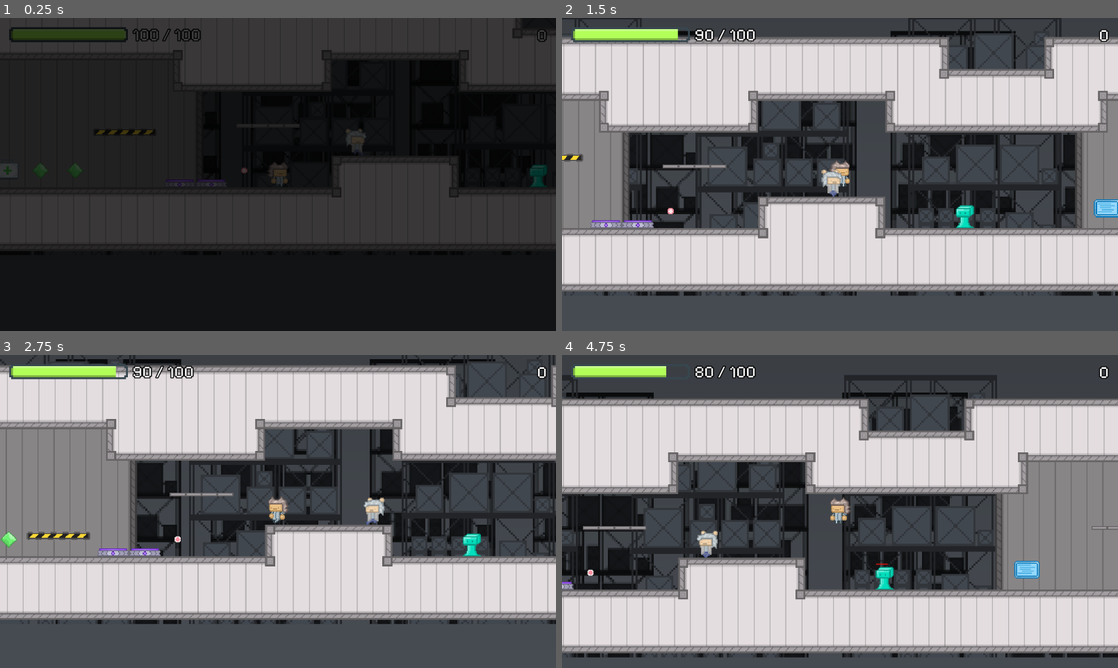
Above: before the commit, frames 1-4 (two rows, left to right).
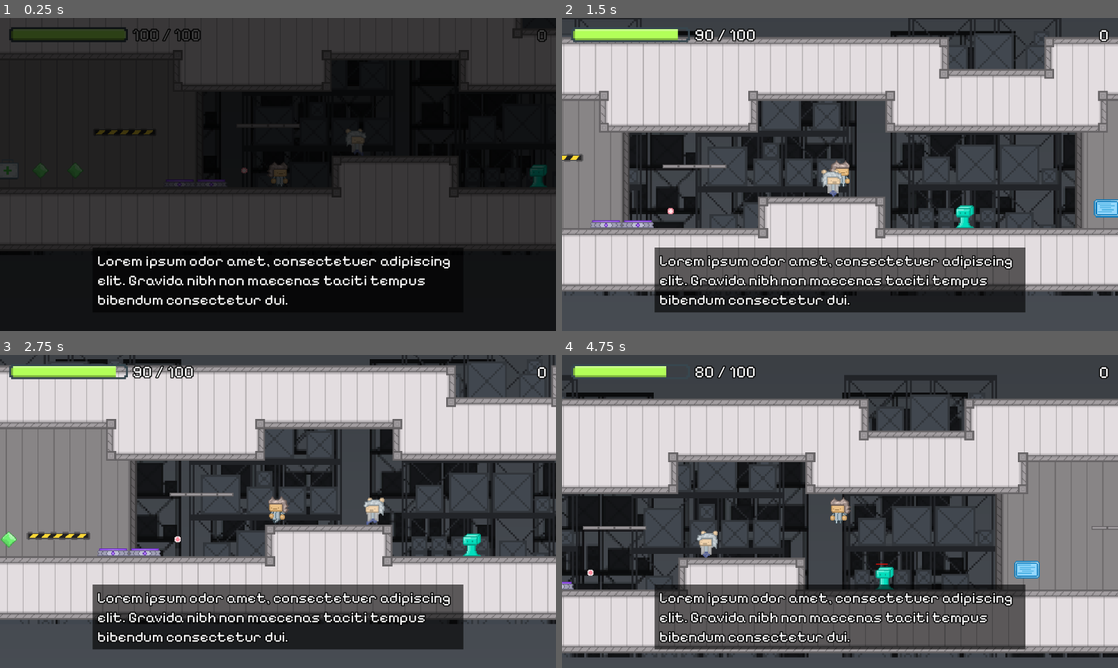
Above: after the commit, the same moments.

Repository: Brian-Magnuson/lab_escape_gd
Game: Godot game, scene res://scenes/level_0.tscn
Two runs of this game, one before a commit and one after it. Both use one fixed random seed, a clock stepped at 60 frames per second and the inputs below.
Inputs (mouse positions are in pixels of both pictures, inside the frame that each line leads up to):
- Up to frame 1 (0.25 s): no input
- Up to frame 2 (1.5 s): move the mouse to (962, 158) at 0.52 s; hold D (move_right) from 0.53 s (still down); tap E (interact) at 0.6 s; tap Space (jump) at 0.77 s; move the mouse to (728, 190) at 1.27 s; click (728, 190) at 1.35 s
- Up to frame 3 (2.75 s): tap Space (jump) at 1.52 s; tap E (interact) at 1.55, 2.1 s; move the mouse to (333, 442) at 2.02 s; release D (move_right) at 2.03 s; hold A (move_left) from 2.03 s (still down)
- Up to frame 4 (4.75 s): move the mouse to (812, 574) at 2.77 s; release A (move_left) at 2.78 s; hold D (move_right) 2.78-4.28 s; tap E (interact) at 2.85, 3.8, 4.35 s; tap Space (jump) at 3.02, 3.77, 4.52 s; move the mouse to (1006, 558) at 3.52 s; press the mouse at (1006, 558) at 3.53 s; move the mouse to (673, 464) at 4.27 s; release the mouse at (673, 464) at 4.28 s; hold A (move_left) from 4.28 s (still down)

The runs differ from the first frame. In frame 1, 2.3% of the frame differs, in the area x 16-84%, y 73-92%; in frame 2, 13%; in frame 3, 13%; in frame 4, 14%, in the area x 16-84%, y 73-95%.

Commit message:
Add basic dialogue system

Diff:
--- a/scenes/level_0.tscn
+++ b/scenes/level_0.tscn
@@ -763,7 +763,6 @@
 autoplay = "fade_in"
 
 [node name="TextBox" type="ColorRect" parent="UserInterface"]
-visible = false
 anchors_preset = 7
 anchor_left = 0.5
 anchor_top = 1.0
@@ -795,5 +794,6 @@
 [connection signal="health_updated" from="Player" to="UserInterface" method="_on_player_health_updated"]
 [connection signal="player_died" from="Player" to="UserInterface" method="_on_player_player_died"]
 [connection signal="score_updated" from="Player" to="UserInterface" method="_on_player_score_updated"]
+[connection signal="sign_read" from="Sign" to="UserInterface" method="_on_sign_sign_read"]
 
 [editable path="TeleporterPair"]
--- a/scripts/sign.gd
+++ b/scripts/sign.gd
@@ -1,6 +1,10 @@
 extends Area2D
+
+signal sign_read(dialogue_id: String)
+
+@export var dialogue_id: String = "Default";
 
 func _physics_process(_delta: float) -> void:
 	for body in get_overlapping_bodies():
 		if body.is_in_group("player") and Input.is_action_just_pressed("interact"):
-			print("Sign checked")
+			sign_read.emit(dialogue_id)
--- a/scripts/user_interface.gd
+++ b/scripts/user_interface.gd
@@ -2,8 +2,14 @@
 
 var score = 0.0
 
+var dialogue_data: Dictionary
+var current_dialogue: Dictionary
+var current_dialogue_index = -1
+
 func _ready() -> void:
 	$BlackScreen/AnimationPlayer.play("fade_in")
+	var dialogue_json_text = FileAccess.get_file_as_string("res://data/dialogue.json")
+	dialogue_data = JSON.parse_string(dialogue_json_text)
 
 func _on_player_health_updated(health: float, max_health: float) -> void:
 	$HealthBar.value = health / max_health
@@ -16,3 +22,26 @@
 func _on_player_player_died() -> void:
 	await get_tree().create_timer(2.0).timeout
 	$BlackScreen/AnimationPlayer.play("fade_out")
+
+func find_dialogue_with_id(dialogue_id: String) -> Dictionary:
+	for obj in dialogue_data["dialogues"]:
+		if obj["id"] == dialogue_id:
+			return obj
+	return {}
+
+func _on_sign_sign_read(dialogue_id: String) -> void:
+	if current_dialogue.is_empty():
+		current_dialogue = find_dialogue_with_id(dialogue_id)
+		if current_dialogue.is_empty():
+			printerr("%s: Dialogue failed to load" % name)
+			return
+		current_dialogue_index = 0
+		$TextBox.visible = true
+		$TextBox/Label.text = current_dialogue["dialogue"][current_dialogue_index]["text"]
+	elif current_dialogue_index + 1 < current_dialogue["dialogue"].size():
+		current_dialogue_index += 1
+		$TextBox/Label.text = current_dialogue["dialogue"][current_dialogue_index]["text"]
+	else:
+		current_dialogue_index = -1
+		current_dialogue = {}
+		$TextBox.visible = false
